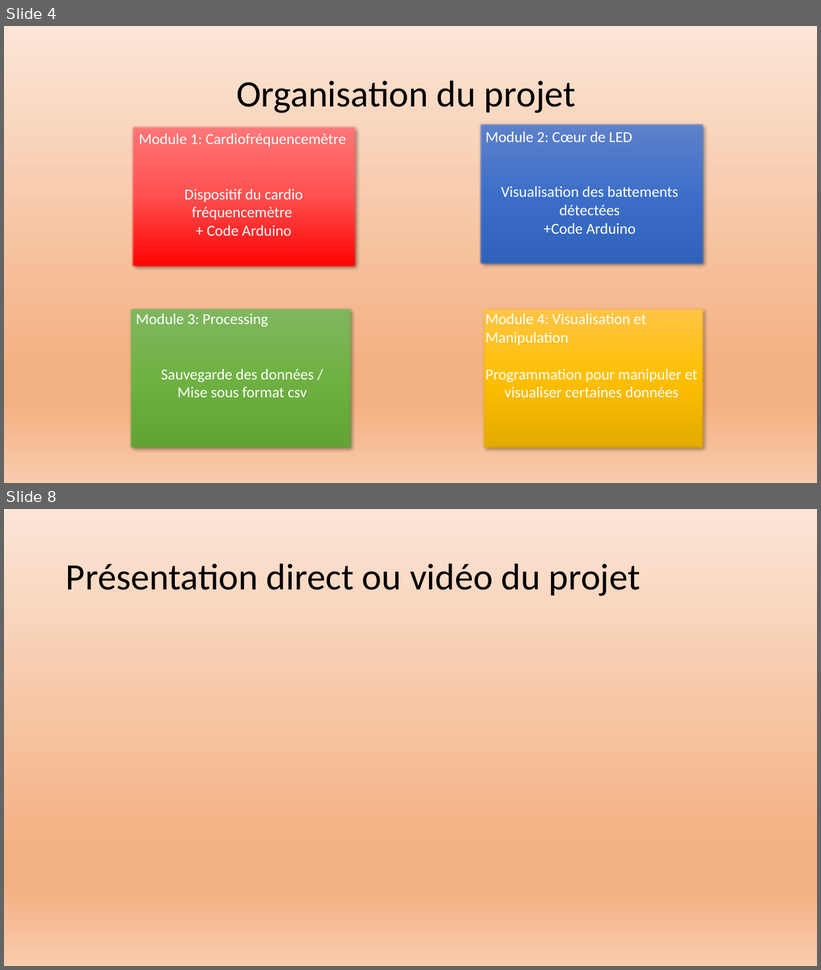
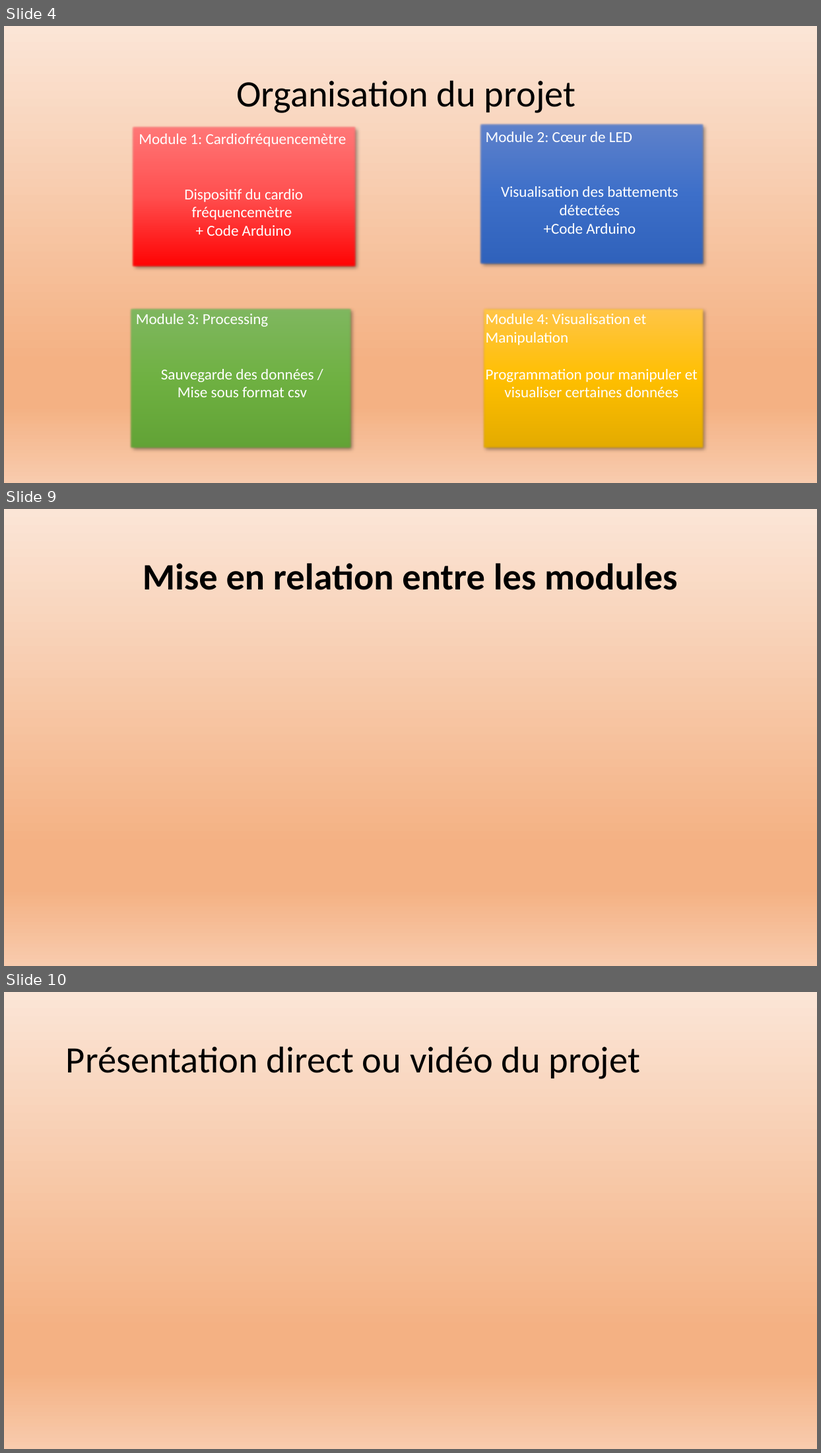
Before and after one commit to Exia-Jellyfish/UE-1-Projet-Grp7, a slide deck: PROJET 1 UE 1 diapositive.pptx. Shown one above the other, each under a label of ours: slides 4 and 8 before the commit, slides 4, 9 and 10 after it; the slides between them are not shown. The pictures are 821x970 and 821x1453 pixels, drawn with LibreOffice and Linux fonts; fonts in the diff are those of the drawing. Boxes give left, top, right and bottom in pixels: in the first picture for what was removed or moved away, otherwise in the second. Text is boxed around its words. In the diff, an @@ line names an element or a change of style, - is before the commit and + after.

Commit message:
Module 2 ppt

```diff
--- a/PROJET 1 UE 1 diapositive.pptx
+++ b/PROJET 1 UE 1 diapositive.pptx
@@ slide 9 added at [4, 509, 817, 966], background gradient #FBE5D6 to #F4B183 to #F8CBAD @@
@@ title added at [143, 563, 677, 590], 44 pt, text #000000, bold @@
+Mise en relation entre les modules
@@ what was slide 8 is now slide 10 @@
```
Also in this commit, not shown: 4 other slides added, 3 slides removed, 2 other files.
